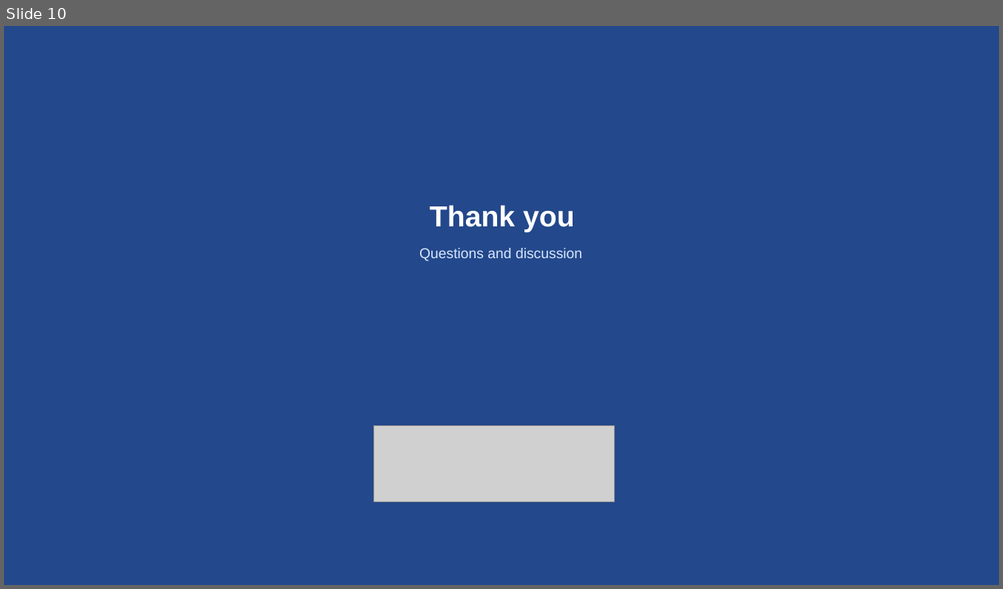
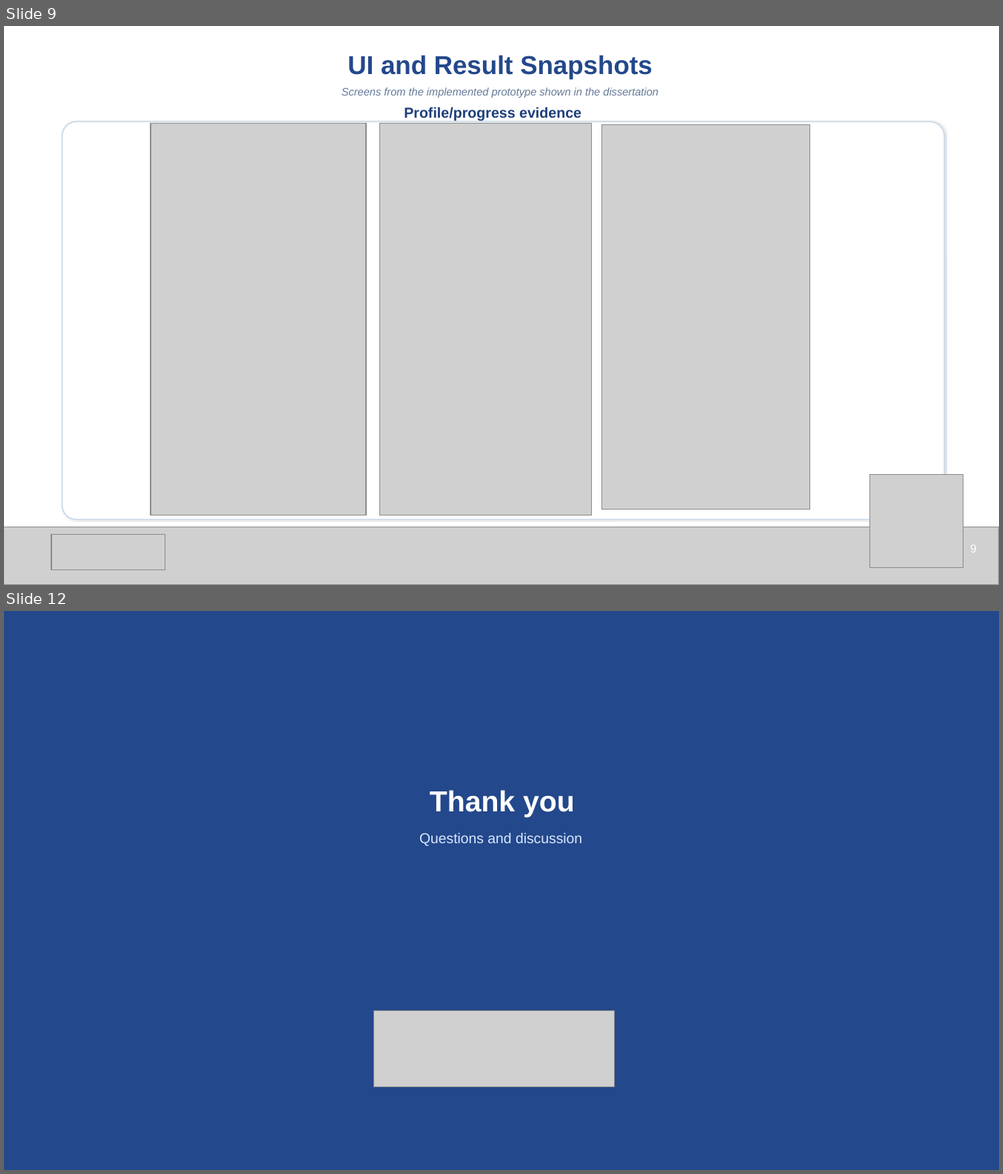
Before and after one commit to liuweilianghhh/Chinese_game, a slide deck: CatLingo_Defense_Template_Style.pptx. Shown one above the other, each under a label of ours: slide 10 before the commit, slides 9 and 12 after it; the slides between them are not shown. The pictures are 1003x589 and 1003x1174 pixels, drawn with LibreOffice and Linux fonts; fonts in the diff are those of the drawing; grey boxes stand for pictures. Boxes give left, top, right and bottom in pixels: in the first picture for what was removed or moved away, otherwise in the second. Text is boxed around its words. In the diff, an @@ line names an element or a change of style, - is before the commit and + after.

```diff
--- a/CatLingo_Defense_Template_Style.pptx
+++ b/CatLingo_Defense_Template_Style.pptx
@@ slide 9 added at [4,26,999,585], background #FFFFFF @@
@@ text added at [347,55,652,79], 25 pt, text #23488B, bold @@
+UI and Result Snapshots
@@ text added at [341,87,658,98], 10.5 pt, text #667A99, italic @@
+Screens from the implemented prototype shown in the dissertation
@@ text added at [404,107,581,121], 14 pt, text #1E3F7A, bold @@
+Profile/progress evidence
@@ rounded rectangle added at [62,121,944,520], fill #FFFFFF, outline #C8D9EA 1.1 pt @@
@@ picture added at [151,124,366,515] @@
@@ picture added at [379,124,591,515] @@
@@ picture added at [602,125,810,510] @@
@@ picture added at [870,475,963,568] @@
@@ picture added at [4,528,999,585] @@
@@ picture added at [52,535,165,571] @@
@@ text added at [970,545,976,553], 11 pt, text #FFFFFF @@
+9
@@ what was slide 10 is now slide 12 @@
```
Also in this commit, not shown: 9 slides changed, 1 other slide added, 1 other file.
